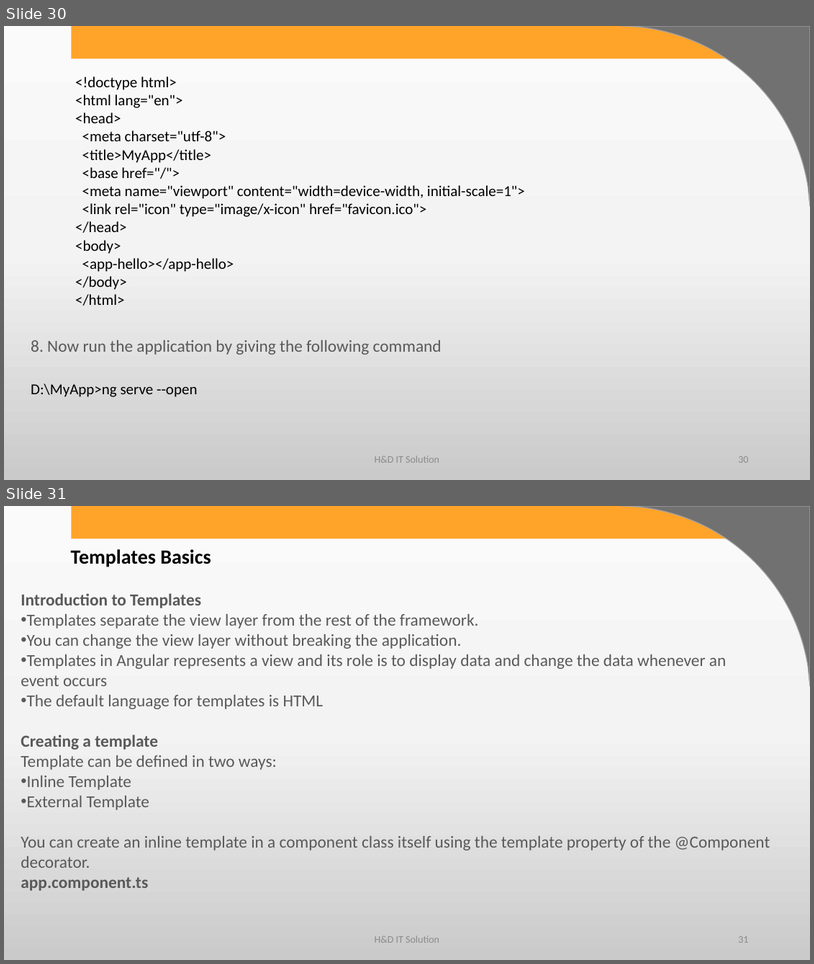
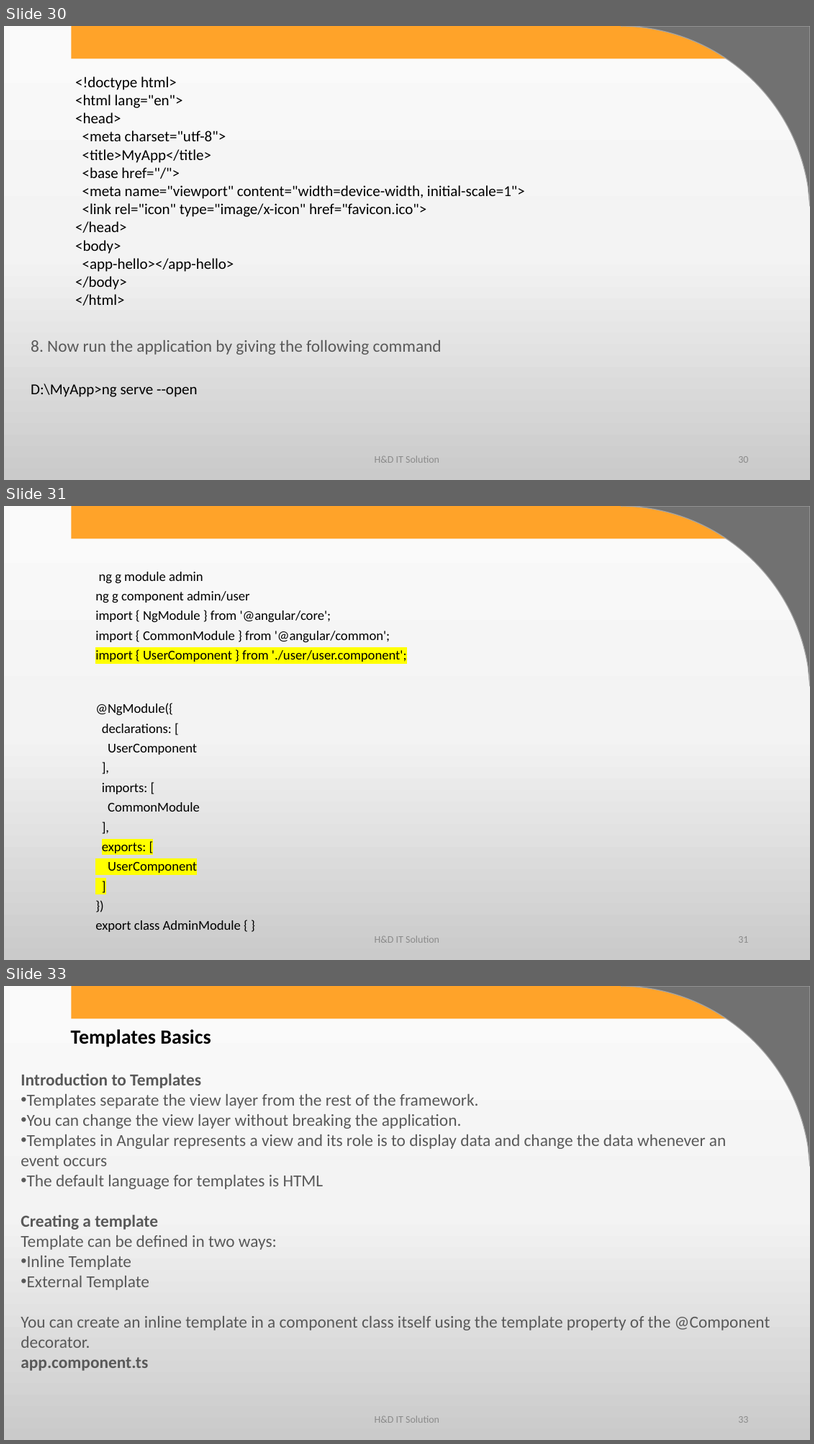
Before and after one commit to harshadasawant/infiniteAngular, a slide deck: ppt/ANGULAR.pptx. Shown one above the other, each under a label of ours: slides 30 and 31 before the commit, slides 30, 31 and 33 after it; the slides between them are not shown. The pictures are 814x964 and 814x1444 pixels, drawn with LibreOffice and Linux fonts; fonts in the diff are those of the drawing; background and template pictures are left out. Boxes give left, top, right and bottom in pixels: in the first picture for what was removed or moved away, otherwise in the second. Text is boxed around its words. In the diff, an @@ line names an element or a change of style, - is before the commit and + after.

Commit message:
added module and component ng g c comp_name

```diff
--- a/ppt/ANGULAR.pptx
+++ b/ppt/ANGULAR.pptx
@@ slide 31 added at (4,506,810,960), background gradient #FBFBFB to #F4F4F4 to #CBCBCB; not listed: 2 template elements that a slide beside it also shows @@
@@ subtitle added at (95,572,407,872), 16 pt, text #000000 @@
+ng g module admin
+ng g component admin/user
+import { NgModule } from '@angular/core';
+import { CommonModule } from '@angular/common';
+import { UserComponent } from './user/user.component';
+@NgModule({
+declarations: [
+UserComponent
+],
+imports: [
+CommonModule
+],
+exports: [
+UserComponent
+]
+})
+export class AdminModule { }
@@ text added at (375,935,440,942), 12 pt, text #8C8C8C @@
+H&D IT Solution
@@ page number added at (738,936,748,942), 12 pt, text #8C8C8C @@
+31
@@ what was slide 31 is now slide 33 @@
@@ page number at (738,1416,748,1422): text changed @@
-31
+33
```
Also in this commit, not shown: 8 other slides added, 12 other files.
